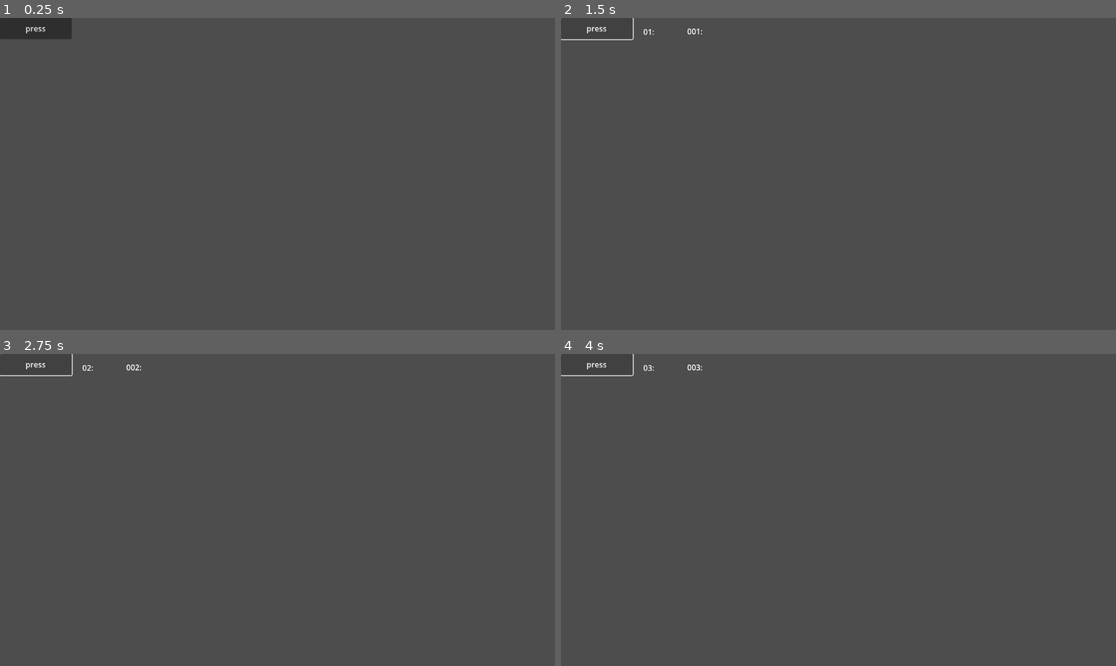
Above: before the commit, frames 1-4 (two rows, left to right).
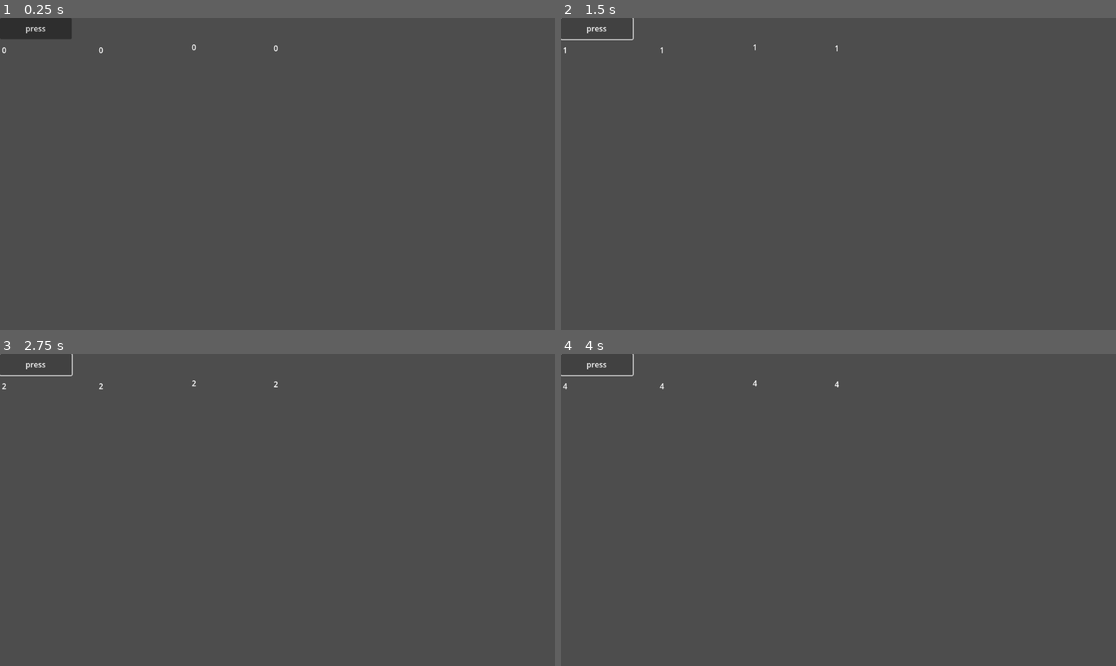
Above: after the commit, the same moments.

Repository: ChaffeyGameDevelopmentClub/SummerGameJam
Game: Godot game, scene res://whendead/dead_timer.tscn
Two runs of this game, one before a commit and one after it. Both use one fixed random seed, a clock stepped at 60 frames per second and the inputs below.
Inputs:
- Up to frame 1 (0.25 s): no input
- Up to frame 2 (1.5 s): click "press" at 0.5 s; click "press" at 1.25 s
- Up to frame 3 (2.75 s): click "press" at 2 s
- Up to frame 4 (4 s): tap Enter at 2.75 s; tap Space at 3.5 s

The runs differ from the first frame. In frame 1, less than 0.1% of the frame differs, in the area x 0-51%, y 8-12%; in frame 2, less than 0.1%; in frame 3, less than 0.1%; in frame 4, less than 0.1%, in the area x 0-51%, y 3-12%.

Commit message:
1030pm
Added labels to see each value

Diff:
--- a/Godot/script/dead_timer_script.gd
+++ b/Godot/script/dead_timer_script.gd
@@ -1,4 +1,10 @@
 extends Node2D
+
+
+@export var player_coin_1: Label
+@export var player_coin_2: Label
+@export var player_coin_3: Label
+@export var player_coin_4: Label
 
 #NOTES
 #player_ID
@@ -7,6 +13,14 @@
 
 func _ready():
 	$CoinPlayer1.start()
+
+#updates the labels
+func _process(delta):
+	player_coin_1.text = str(AdrianGlobal.coin1)
+	player_coin_2.text = str(AdrianGlobal.coin2)
+	player_coin_3.text = str(AdrianGlobal.coin3)
+	player_coin_4.text = str(AdrianGlobal.coin4)
+
 
 #Checks if players coins are less than 10
 func _on_coin_player_1_timeout()-> void:
@@ -37,5 +51,3 @@
 		$CoinPlayer1.start()
 	else:
 		print("NO WORK")
-	$PlayerCoin1.text = "%02d:" % AdrianGlobal.coin1
-	$PlayerCoin2.text = "%03d:" % AdrianGlobal.coin2
--- a/Godot/whendead/dead_timer.tscn
+++ b/Godot/whendead/dead_timer.tscn
@@ -2,8 +2,12 @@
 
 [ext_resource type="Script" path="res://script/dead_timer_script.gd" id="1_y023h"]
 
-[node name="DeadTimer" type="Node2D"]
+[node name="DeadTimer" type="Node2D" node_paths=PackedStringArray("player_coin_1", "player_coin_2", "player_coin_3", "player_coin_4")]
 script = ExtResource("1_y023h")
+player_coin_1 = NodePath("PlayerCoin1")
+player_coin_2 = NodePath("PlayerCoin2")
+player_coin_3 = NodePath("PlayerCoin3")
+player_coin_4 = NodePath("PlayerCoin4")
 
 [node name="CoinPlayer1" type="Timer" parent="."]
 process_callback = 0
@@ -14,16 +18,29 @@
 text = "press"
 
 [node name="PlayerCoin1" type="Label" parent="."]
-offset_left = 171.0
-offset_top = 17.0
-offset_right = 211.0
-offset_bottom = 40.0
+offset_left = 4.0
+offset_top = 55.0
+offset_right = 78.0
+offset_bottom = 78.0
+size_flags_horizontal = 0
 
 [node name="PlayerCoin2" type="Label" parent="."]
-offset_left = 262.0
-offset_top = 16.0
-offset_right = 302.0
-offset_bottom = 39.0
+offset_left = 205.0
+offset_top = 55.0
+offset_right = 240.0
+offset_bottom = 78.0
+
+[node name="PlayerCoin3" type="Label" parent="."]
+offset_left = 398.0
+offset_top = 49.0
+offset_right = 438.0
+offset_bottom = 72.0
+
+[node name="PlayerCoin4" type="Label" parent="."]
+offset_left = 568.0
+offset_top = 51.0
+offset_right = 608.0
+offset_bottom = 74.0
 
 [connection signal="ready" from="CoinPlayer1" to="." method="_on_coin_player_1_ready"]
 [connection signal="timeout" from="CoinPlayer1" to="." method="_on_coin_player_1_timeout"]
